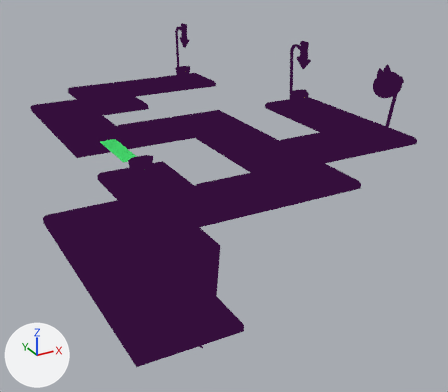
Two versions of the Blender file assets/levels.blend, one commit apart.
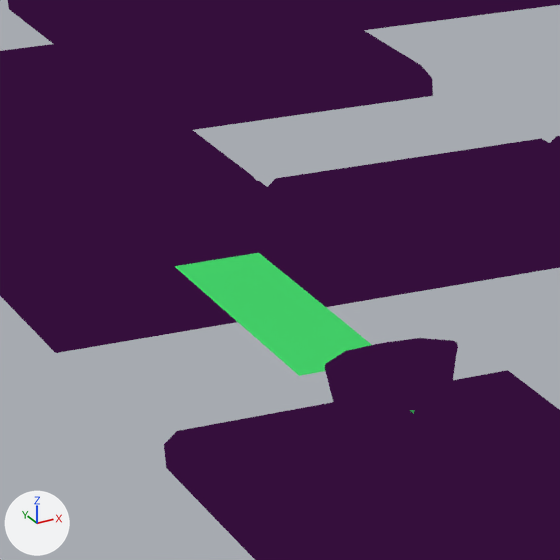
Each version is shown whole from a camera (50 mm lens) standing at (-1.824, -4.364, 3.16) and looking at (2.425, 3.362, -0.702), then close up on the part from 15% to 39% of the width and 23% to 50% of the height. Arrows for +X, +Y and +Z are at lower left; the lights stay in place.

Objects in the first close-up: 'mouldy-cheese.001', 'tile.002', 'tile.007', 'tile.015', 'tile.016', 'tile.017', 'tile.018', 'tile.019', 'tile.020', 'tile.021'.
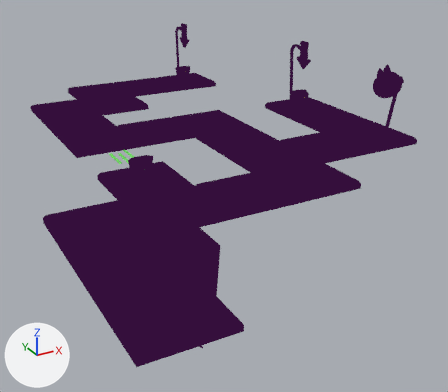
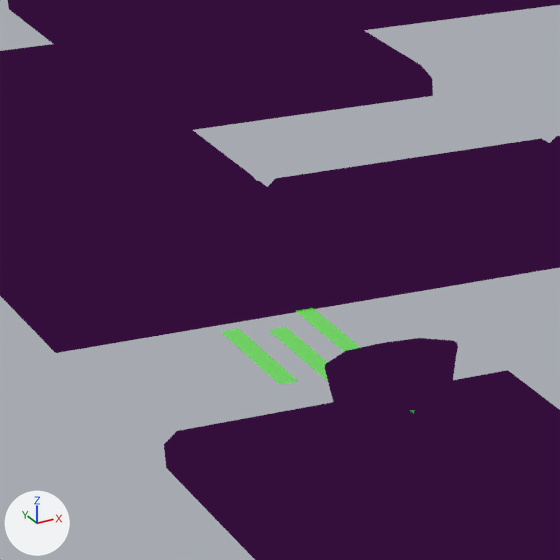
Where the newer file only moved an object's origin or applied its transform, the numbers keep the older frame.

The change, as a list of edits to the scene's bpy script:
```text
Change mat_stink:
    mat_stink.base_color: (0.0605, 0.667, 0.149) -> (0.0742, 0.784, 0.0)  # green #46d56c -> green #4de500
    mat_stink.alpha: 1.0 -> 0.7
Change me_plane_002:
    where me_plane_002.from_pydata(...)  # 22 vertices, 10 faces; spans x -1.0..1.0, y -1.0..1.0, z 0.0
    used by ob_plane; location = (-0.0917, 0.707, 0.2); scale = (0.125, 0.5, 0.395)
    me_plane_002 part 1: the whole mesh is scaled about its middle by (0.205, 0.461, 1), then moved by (-0.1, -0.5, -0.1)
Add me_plane_004:
    me_plane_004.from_pydata([(-0.69, -1.0, 0.0), (0.59, -1.0, 0.0), (-0.69, 1.0, 0.0), (0.59, 1.0, 0.0), (-0.69, 0.8, 0.0), (-0.69, 0.6, 0.0), (-0.69, 0.4, 0.0), (-0.69, 0.2, 0.0), (-0.69, 0.0, 0.0), (-0.69, -0.2, 0.0), (-0.69, -0.4, 0.0), (-0.69, -0.6, 0.0), (-0.69, -0.8, 0.0), (0.59, -0.8, 0.0), (0.59, -0.6, 0.0), (0.59, -0.4, 0.0), (0.59, -0.2, 0.0), (0.59, 0.0, 0.0), (0.59, 0.2, 0.0), (0.59, 0.4, 0.0), (0.59, 0.6, 0.0), (0.59, 0.8, 0.0)], [], [(4, 21, 3, 2), (0, 1, 13, 12), (12, 13, 14, 11), (11, 14, 15, 10), (10, 15, 16, 9), (9, 16, 17, 8), (8, 17, 18, 7), (7, 18, 19, 6), (6, 19, 20, 5), (5, 20, 21, 4)])
    me_plane_004.materials.append(mat_stink)  # green #4de500
Change col_mouldy_cheese:
    add col_mouldy_cheese.objects.link(ob_plane_001)
    add col_mouldy_cheese.objects.link(ob_plane_002)
Add ob_plane_001:
    ob_plane_001 = bpy.data.objects.new('Plane.001', me_plane_004)
    ob_plane_001.location = (0.0152, 0.567, 0.159)
    ob_plane_001.scale = (0.0401, 0.231, 0.182)
    ob_plane_001.visible_shadow = False
Add ob_plane_002:
    ob_plane_002 = bpy.data.objects.new('Plane.002', me_plane_004.copy())
    ob_plane_002.location = (-0.22, 0.505, 0.159)
    ob_plane_002.scale = (0.0401, 0.231, 0.182)
    ob_plane_002.visible_shadow = False
```

Location of each change, [x1, y1, x2, y2] in pixels of the close-ups (560 x 560 px; the box of a moved part takes in the faces that stretch with it):
'mouldy-cheese.001', reshaped, mesh rescaled (16% narrower, 25% shorter): before [174, 253, 458, 475]; after [221, 308, 458, 475]
part 1 of me_plane_002, moved or reshaped: before [174, 253, 372, 376]; after [269, 327, 328, 381]
